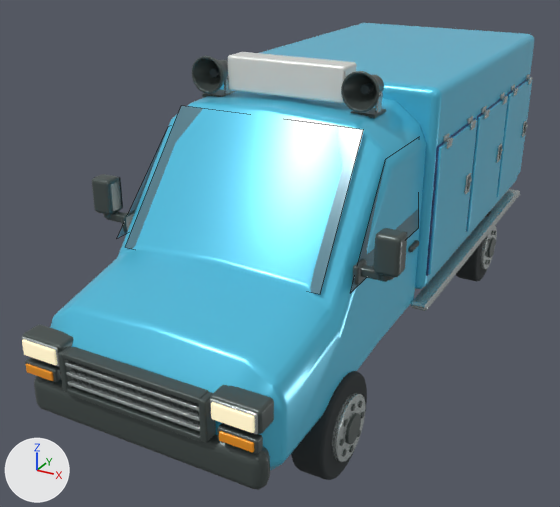
One commit to the Blender file source_blender/IceCreamVan.blend: the scene before it, then after it.
Rendered twice from a camera (50 mm lens) standing at (2.88, -6.31, 3.84) and looking at (-0.36, -0.42, 0.9). Arrows for +X, +Y and +Z are at lower left; the lights stay in place. The picture after the commit comes second. Mesh edges are drawn as thin lines on the coarser meshes.

In view in the first picture: 'Continuous side step.001', 'Door mirror housing.001', 'Däck.002', 'Freezer body', 'Freezer hatch.003', 'Freezer hatch.004', 'Freezer hatch.005', 'Front bumper', 'Grille horizontal frame.001', 'Pressed steel bonnet and cab', 'Roof lightbox', 'Swept windscreen' and 45 more.
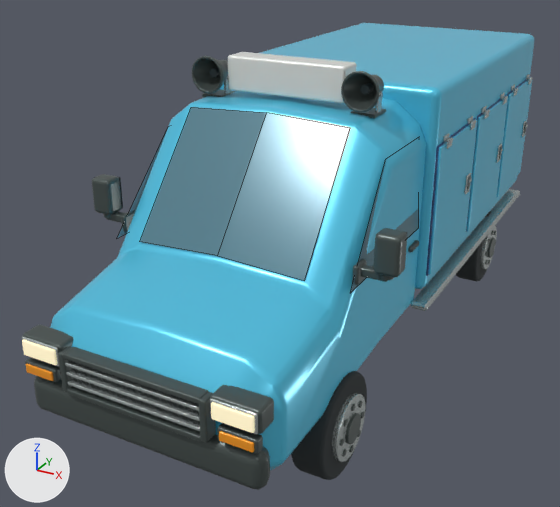
What differs and where, as boxes [x1, y1, x2, y2] in the pictures (560 x 507 px):
'Swept windscreen', reshaped (47% narrower, 21% shorter)
    before: [125, 106, 364, 294]
    after: [140, 107, 266, 256]
'Swept windscreen.001', added
    after: [218, 113, 350, 281]

Edits to the bpy script that builds the scene:
```text
Change me_swept_windscreen:
    used by ob_swept_windscreen; parent = ob_sjöstadsglass; location = (0.0, 0.0, 0.0)
    remove me_swept_windscreen.from_pydata(...)  # 4 vertices, 1 face; spans x -0.84..0.84, y -2.04..-1.28, z 1.47..2.43
    add me_swept_windscreen.from_pydata(...)  # 4 vertices, 1 face; spans x -0.71..0.0, y -2.02..-1.29, z 1.53..2.46
    me_swept_windscreen part 1
    me_swept_windscreen.vertices[0].co: (-0.84, -2.04, 1.47) -> (0.0, -2.02, 1.57)  # pixel (125, 247) -> pixel (217, 255)
    me_swept_windscreen.vertices[1].co: (0.84, -2.04, 1.47) -> (-0.71, -2.02, 1.53)  # pixel (320, 294) -> pixel (139, 241)
    me_swept_windscreen.vertices[2].co: (0.79, -1.28, 2.43) -> (-0.69, -1.29, 2.43)  # pixel (363, 129) -> pixel (191, 107)
    me_swept_windscreen.vertices[3].co: (-0.79, -1.28, 2.43) -> (0.0, -1.29, 2.46)  # pixel (181, 105) -> pixel (266, 112)
Add me_swept_windscreen_001:
    me_swept_windscreen_001.from_pydata([(0.0, -2.017, 1.568), (0.708, -2.017, 1.534), (0.688, -1.286, 2.431), (0.0, -1.286, 2.464)], [], [(0, 1, 2, 3)])
    me_swept_windscreen_001.materials.append(mat_blue_grey_safety_glass)  # cyan #598493
Add ob_swept_windscreen_001:
    ob_swept_windscreen_001 = bpy.data.objects.new('Swept windscreen.001', me_swept_windscreen_001)
    ob_swept_windscreen_001.parent = ob_sjöstadsglass
    ob_swept_windscreen_001.location = (0.0, 0.0, 0.0)
```
